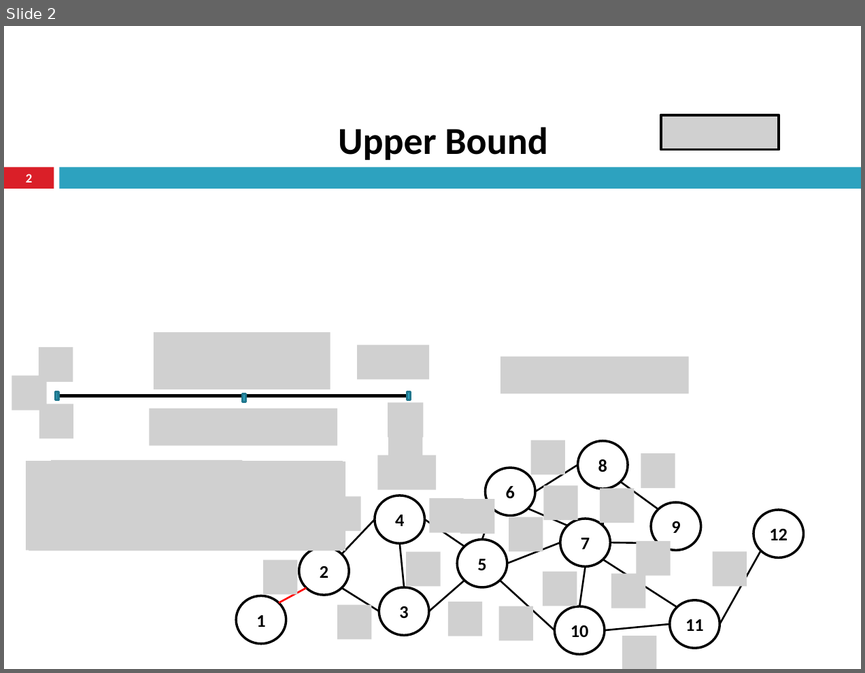
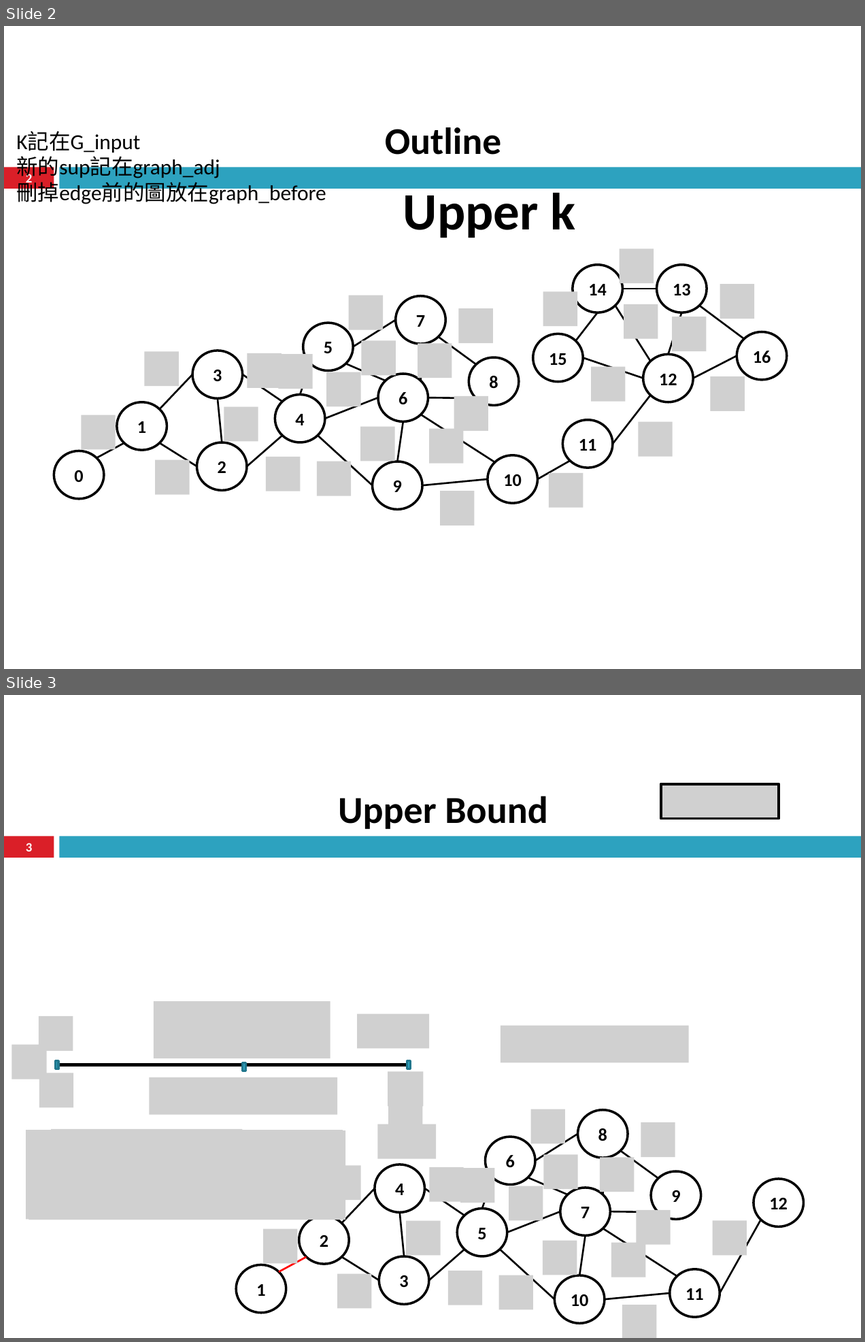
Before and after one commit to xxalenchenxx/algorithm_project, a slide deck: paper/[20240226][陳昱嘉][ppt][Higher-Order_Truss_Decomposition_in_Graphs].pptx. Shown one above the other, each under a label of ours: slide 2 before the commit, slides 2 and 3 after it. The pictures are 865x673 and 865x1342 pixels, drawn with LibreOffice and Linux fonts; fonts in the diff are those of the drawing; grey boxes stand for pictures; background and template pictures are left out. Boxes give left, top, right and bottom in pixels: in the first picture for what was removed or moved away, otherwise in the second. Text is boxed around its words. In the diff, an @@ line names an element or a change of style, - is before the commit and + after.

```diff
--- a/paper/[20240226][陳昱嘉][ppt][Higher-Order_Truss_Decomposition_in_Graphs].pptx
+++ b/paper/[20240226][陳昱嘉][ppt][Higher-Order_Truss_Decomposition_in_Graphs].pptx
@@ slide 2 added at box(4, 26, 861, 669), background #FFFFFF; not listed: 2 template elements that a slide beside it also shows @@
@@ title added at box(385, 127, 501, 155), 31.7 pt, text #000000, bold @@
+Outline
@@ text added at box(16, 131, 326, 206), 18 pt, text #000000 @@
+K記在G_input
+新的sup記在graph_adj
+刪掉edge前的圖放在graph_before
@@ page number added at box(26, 172, 33, 186), 10.8 pt, text #FFFFFF, bold @@
+2
@@ text added at box(403, 186, 575, 237), 44 pt, text #000000, bold @@
+Upper k
@@ group added at box(54, 249, 786, 524): 26 lines, 26 pictures, 17 ellipses @@
+10
+11
+12
+13
+14
+0
+1
+2
+8
+9
+15
+16
+3
+4
+5
+6
+7
@@ what was slide 2 is now slide 3 @@
@@ page number at box(26, 843, 33, 851): text changed @@
-2
+3
```
Also in this commit, not shown: 2 slides changed, 4 other files.
